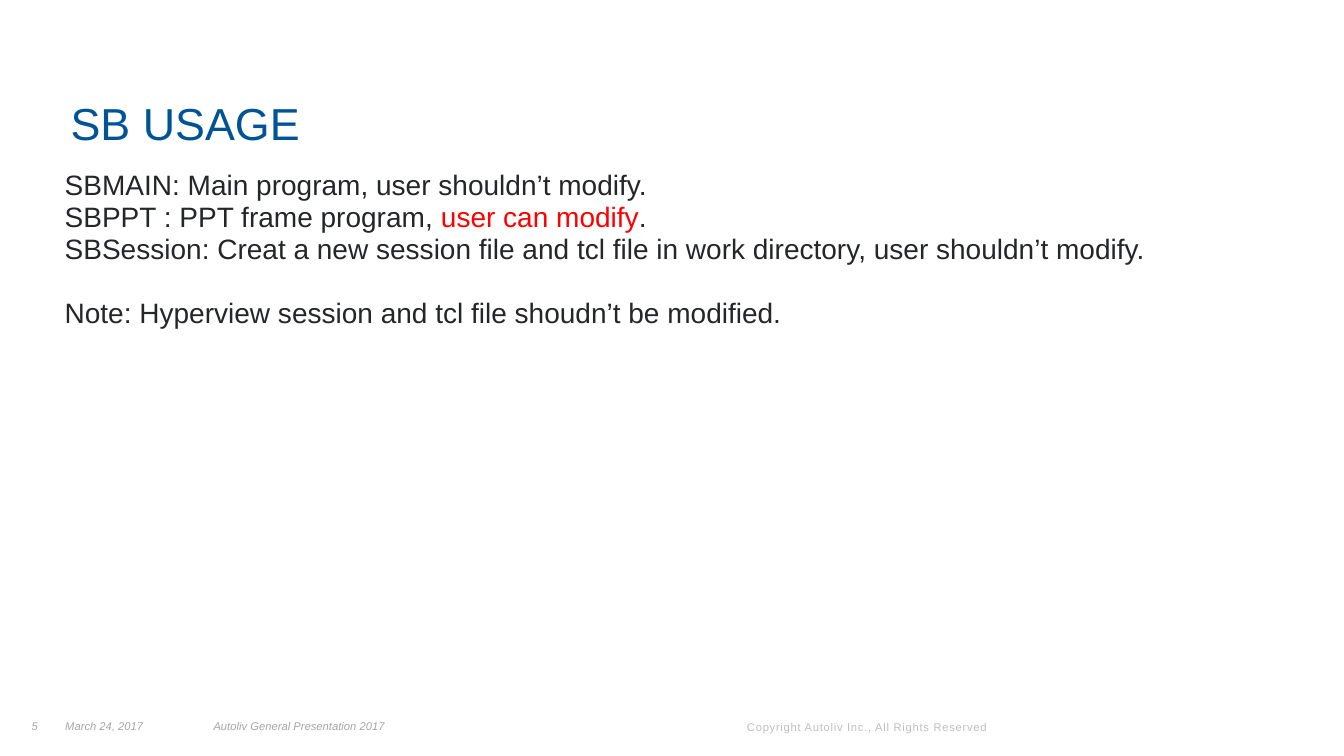
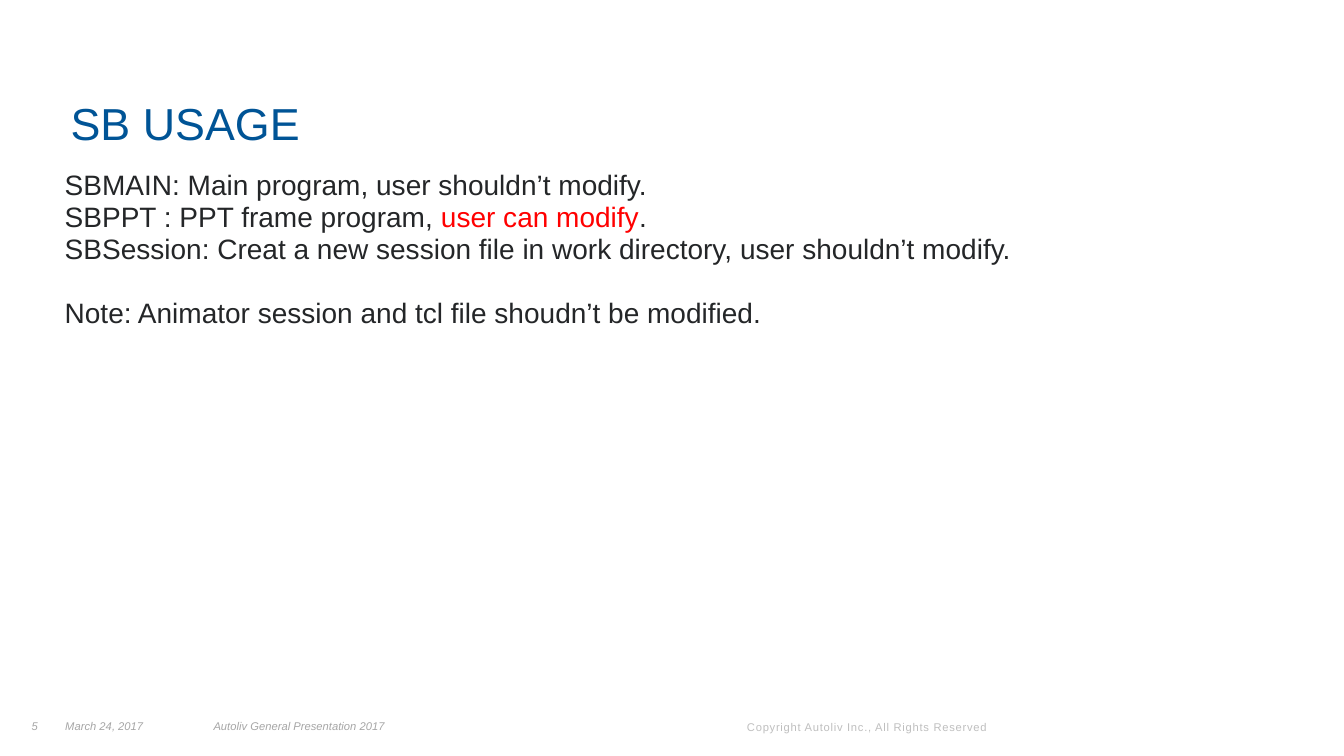
Before and after one commit to chaos1984/Python-CAR-POST, a slide deck: slide 5 of Howtouse/Readme.pptx. Drawn at 1344x756 pixels with LibreOffice and Linux fonts; fonts in the diff are those of the drawing; background and template pictures are left out. Boxes give left, top, right and bottom in pixels: in the first picture for what was removed or moved away, otherwise in the second. Text is boxed around its words. In the diff, an @@ line names an element or a change of style, - is before the commit and + after.

```diff
--- a/Howtouse/Readme.pptx
+++ b/Howtouse/Readme.pptx
@@ text at (65, 238, 1010, 324): text changed @@
-SBSession: Creat a new session file and tcl file in work directory, user shouldn’t modify.
-Note: Hyperview session and tcl file shoudn’t be modified.
+SBSession: Creat a new session file in work directory, user shouldn’t modify.
+Note: Animator session and tcl file shoudn’t be modified.
```
Also in this commit, not shown: 2 other slides changed, 1 slide added, 7 other files.
